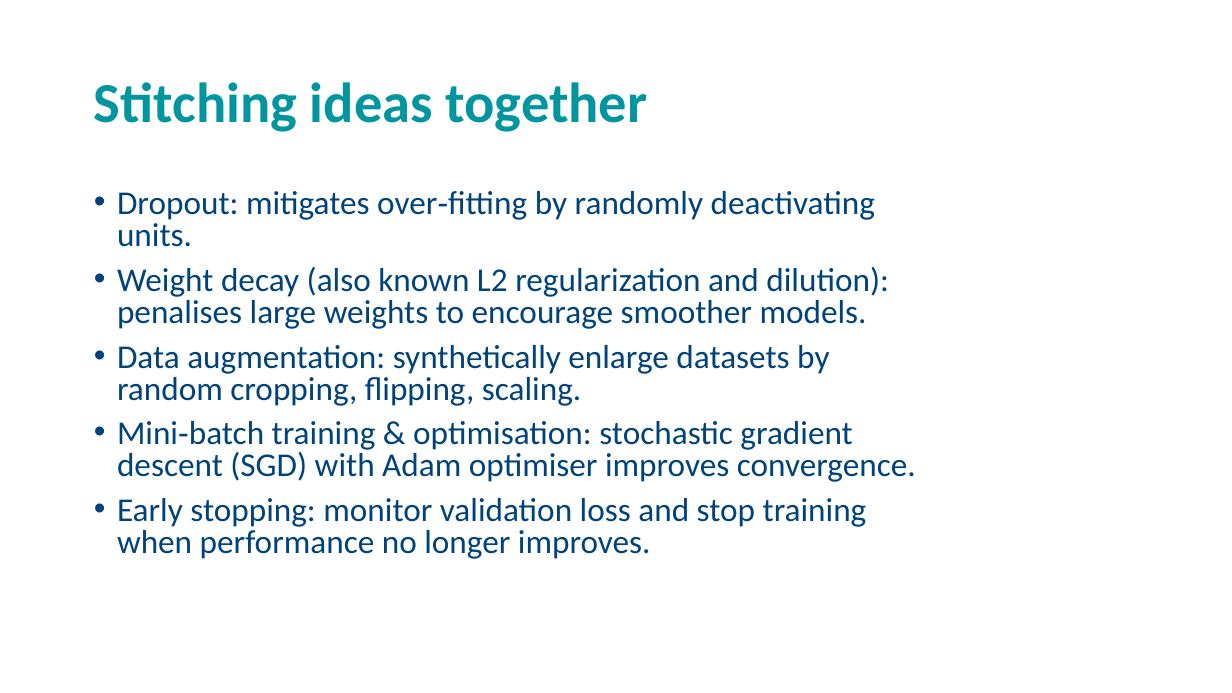
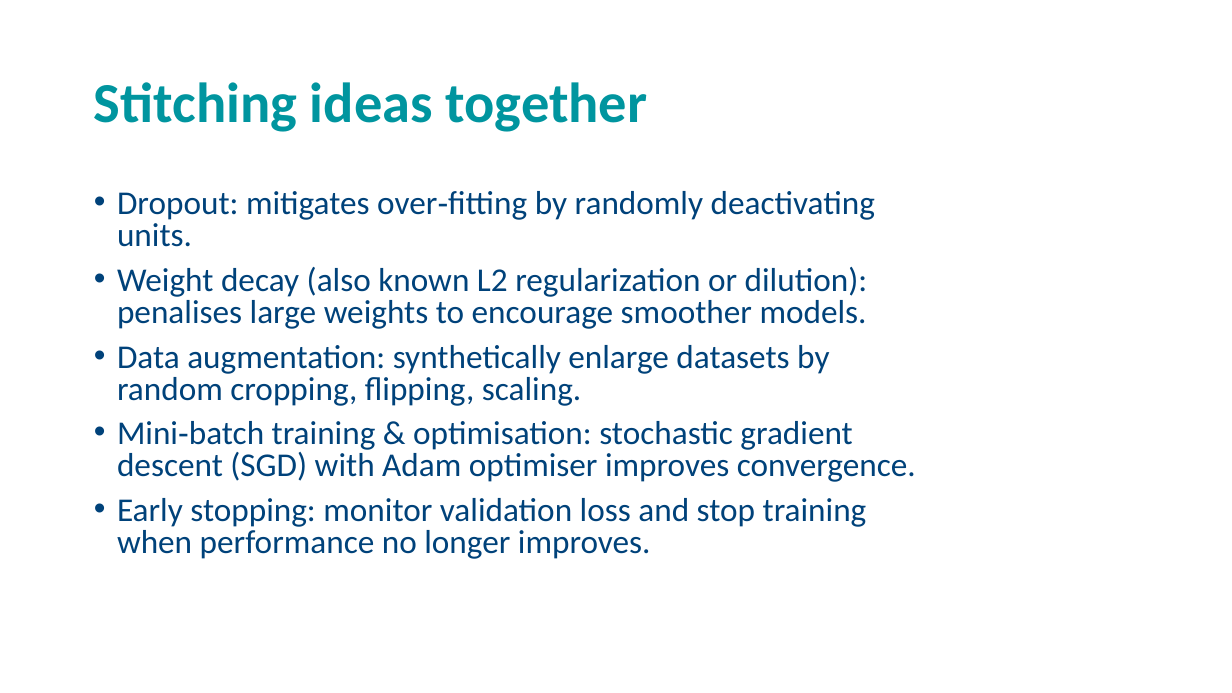
Before and after one commit to andrewcparnell/STAT41130, a slide deck: slide 24 of slides/day 2/D2C2_DL_CNN.pptx. Drawn at 1232x693 pixels with LibreOffice and Linux fonts; fonts in the diff are those of the drawing; background and template pictures are left out. Boxes give left, top, right and bottom in pixels: in the first picture for what was removed or moved away, otherwise in the second. Text is boxed around its words. In the diff, an @@ line names an element or a change of style, - is before the commit and + after.

```diff
--- a/slides/day 2/D2C2_DL_CNN.pptx
+++ b/slides/day 2/D2C2_DL_CNN.pptx
@@ text at bbox=[117, 267, 868, 329]: text changed @@
-• Weight decay (also known L2 regularization and dilution): penalises large weights to encourage smoother models.
+• Weight decay (also known L2 regularization or dilution): penalises large weights to encourage smoother models.
```
Also in this commit, not shown: 3 other slides changed, 2 slides removed, 1 other file.
